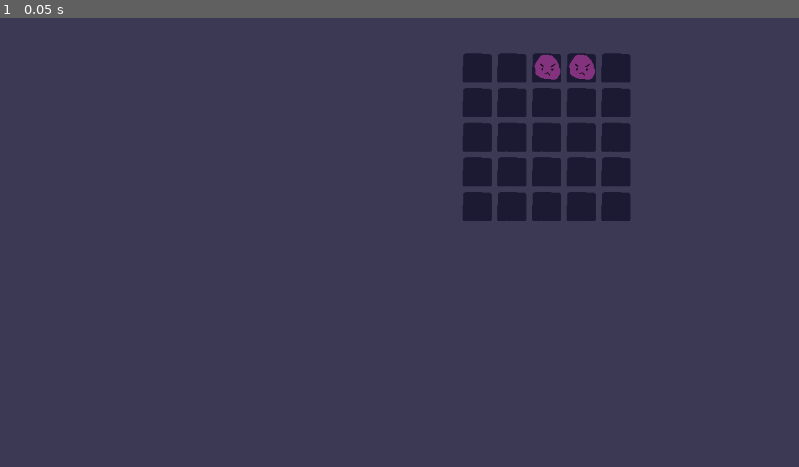
Above: before the commit, frame 1.
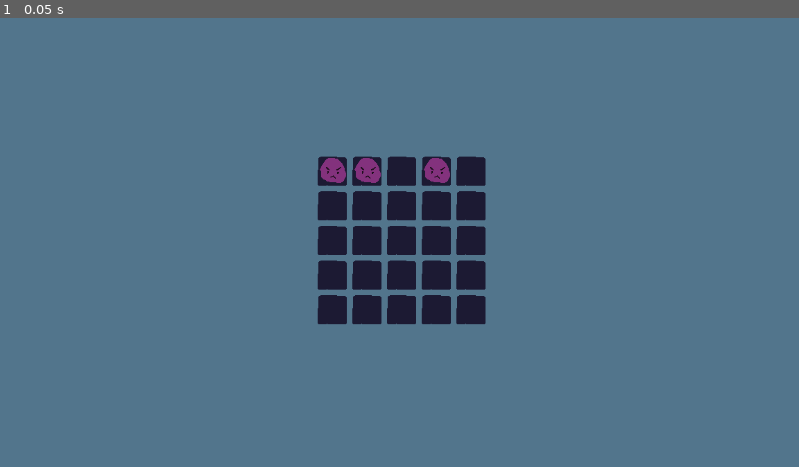
Above: after the commit, the same moment.

Repository: FlyingCheeseDemon/lexomancer
Game: Godot game, scene res://scenes/main.tscn
The game is run twice, just before and just after one commit, with the same random seed, the same clock (stepped at 60 frames per second) and the same inputs.
Inputs:
- Up to frame 1 (0.05 s): no input

The runs differ from the first frame. In frame 1, 99% of the frame differs, in the area x 0-100%, y 0-100%.

Commit message:
Basic statement logic implemented

Diff:
--- a/project.godot
+++ b/project.godot
@@ -16,7 +16,7 @@
 
 config/name="lexomancer"
 run/main_scene="uid://buh4hp72vssha"
-config/features=PackedStringArray("4.6", "Mobile")
+config/features=PackedStringArray("4.7", "Mobile")
 config/icon="res://icon.svg"
 
 [rendering]
--- /dev/null
+++ b/resources/statements/_statement_functions.gd
@@ -0,0 +1,37 @@
+class_name StatementFunctions
+
+static func execute_fireball(_gamestate:Game,self_statement:Statement) -> Callable:
+	return fireball
+
+static func fireball(battlefield:Battlefield,target:Vector2i) -> void:
+	var entity:Entity = battlefield.get_entity_from_position(target)
+	if entity:
+		entity.change_health(-5)
+
+static func execute_spell(gamestate:Game,self_statement:Statement) -> void:
+	var effect:Statement = self_statement.substatement_pointers[0]
+	var target:Statement = self_statement.substatement_pointers[1]
+
+	var target_spaces:Array[Vector2i] = target.execute(gamestate)
+	var effect_function:Callable = effect.execute(gamestate)
+
+	for target_position:Vector2i in target_spaces:
+		effect_function.call(gamestate.battlefield,target_position)
+
+static func execute_column_2(_gamestate:Game,_self_statement:Statement) -> Array[Vector2i]:
+	var column_2:Array[Vector2i] = [
+		Vector2i(2,0),
+		Vector2i(2,1),
+		Vector2i(2,2),
+		Vector2i(2,3),
+		Vector2i(2,4)
+	]
+	return column_2
+
+static func execute_everywhere(gamestate:Game,_self_statement:Statement) -> Array[Vector2i]:
+	var field:Battlefield = gamestate.battlefield
+	var everywhere:Array[Vector2i] = []
+	for i in range(field.width):
+		for j in range(field.height):
+			everywhere.append(Vector2i(i,j))
+	return everywhere
--- /dev/null
+++ b/resources/statements/effect_fireball.tres
@@ -0,0 +1,11 @@
+[gd_resource type="Resource" script_class="Statement" format=3 uid="uid://bwhri6ediyf46"]
+
+[ext_resource type="Script" uid="uid://bb7ks18k2laji" path="res://scripts/statement.gd" id="1_jhchr"]
+
+[resource]
+script = ExtResource("1_jhchr")
+type = 2
+name = "fireball"
+title = "Fireball"
+text = "I cast Fireball!"
+metadata/_custom_type_script = "uid://bb7ks18k2laji"
--- /dev/null
+++ b/resources/statements/mod_spell.tres
@@ -0,0 +1,11 @@
+[gd_resource type="Resource" script_class="Statement" format=3 uid="uid://b5msnipotq6tr"]
+
+[ext_resource type="Script" uid="uid://bb7ks18k2laji" path="res://scripts/statement.gd" id="1_sjyo4"]
+
+[resource]
+script = ExtResource("1_sjyo4")
+name = "spell"
+title = "Spell"
+text = "I cast [[0]] at [[1]]"
+substatement_types = Array[int]([2, 1])
+metadata/_custom_type_script = "uid://bb7ks18k2laji"
--- /dev/null
+++ b/resources/statements/target_column_2.tres
@@ -0,0 +1,11 @@
+[gd_resource type="Resource" script_class="Statement" format=3 uid="uid://8j7g26jasrhi"]
+
+[ext_resource type="Script" uid="uid://bb7ks18k2laji" path="res://scripts/statement.gd" id="1_yhtdy"]
+
+[resource]
+script = ExtResource("1_yhtdy")
+type = 1
+name = "column_2"
+title = "Column C"
+text = "Col. C"
+metadata/_custom_type_script = "uid://bb7ks18k2laji"
--- /dev/null
+++ b/resources/statements/target_everywhere.tres
@@ -0,0 +1,11 @@
+[gd_resource type="Resource" script_class="Statement" format=3 uid="uid://bspu4rn4aobrj"]
+
+[ext_resource type="Script" uid="uid://bb7ks18k2laji" path="res://scripts/statement.gd" id="1_bxskl"]
+
+[resource]
+script = ExtResource("1_bxskl")
+type = 1
+name = "everywhere"
+title = "EVERYWHERE"
+text = "EVERYWHERE!!!"
+metadata/_custom_type_script = "uid://bb7ks18k2laji"
--- /dev/null
+++ b/scenes/game.gd
@@ -0,0 +1,4 @@
+extends Node2D
+class_name Game
+
+@onready var battlefield = $Battlefield
--- /dev/null
+++ b/scenes/game.tscn
@@ -0,0 +1,15 @@
+[gd_scene format=3 uid="uid://b0c5ckvsdyg6g"]
+
+[ext_resource type="Script" uid="uid://btvmd6wi06kp0" path="res://scenes/game.gd" id="1_uwrxv"]
+[ext_resource type="PackedScene" uid="uid://cqgw7o6k7o66q" path="res://scenes/battlefield.tscn" id="2_yqjtg"]
+
+[node name="Game" type="Node2D" unique_id=966945714]
+script = ExtResource("1_uwrxv")
+
+[node name="ColorRect" type="ColorRect" parent="." unique_id=444497757]
+offset_right = 1152.0
+offset_bottom = 648.0
+color = Color(0.32143465, 0.45916796, 0.5483141, 1)
+
+[node name="Battlefield" parent="." unique_id=1629556424 instance=ExtResource("2_yqjtg")]
+position = Vector2(454, 196)
--- a/scenes/main.tscn
+++ b/scenes/main.tscn
@@ -1,17 +1,14 @@
 [gd_scene format=3 uid="uid://buh4hp72vssha"]
 
 [ext_resource type="Script" uid="uid://b2bv6fqlsvtbr" path="res://scripts/main.gd" id="1_0wfyh"]
-[ext_resource type="PackedScene" uid="uid://cqgw7o6k7o66q" path="res://scenes/battlefield.tscn" id="2_0wfyh"]
+[ext_resource type="PackedScene" uid="uid://b4nnkfvvchgv0" path="res://scenes/statement_manager.tscn" id="2_sugp2"]
+[ext_resource type="PackedScene" uid="uid://b0c5ckvsdyg6g" path="res://scenes/game.tscn" id="3_sugp2"]
 
 [node name="main" type="Node" unique_id=879389967]
 script = ExtResource("1_0wfyh")
 
+[node name="StatementManager" parent="." unique_id=1310315968 instance=ExtResource("2_sugp2")]
+
 [node name="GameField" type="CanvasLayer" parent="." unique_id=1961563478]
 
-[node name="ColorRect" type="ColorRect" parent="GameField" unique_id=851889393]
-offset_right = 1152.0
-offset_bottom = 648.0
-color = Color(0.23672003, 0.22440001, 0.33, 1)
-
-[node name="Battlefield" parent="GameField" unique_id=1894344196 instance=ExtResource("2_0wfyh")]
-position = Vector2(663, 47)
+[node name="Game" parent="GameField" unique_id=966945714 instance=ExtResource("3_sugp2")]
--- /dev/null
+++ b/scenes/statement.tscn
@@ -0,0 +1,6 @@
+[gd_scene format=3 uid="uid://dcnhe0ngj1u6s"]
+
+[ext_resource type="Script" uid="uid://m7x3vitss0i8" path="res://scripts/statement_object.gd" id="1_7juct"]
+
+[node name="Statement" type="Node" unique_id=1299495629]
+script = ExtResource("1_7juct")
--- /dev/null
+++ b/scenes/statement_manager.tscn
@@ -0,0 +1,6 @@
+[gd_scene format=3 uid="uid://b4nnkfvvchgv0"]
+
+[ext_resource type="Script" uid="uid://rx5jms7q48d6" path="res://scripts/statement_manager.gd" id="1_kn10m"]
+
+[node name="StatementManager" type="Node" unique_id=1310315968]
+script = ExtResource("1_kn10m")
--- a/scenes/token.tscn
+++ /dev/null
@@ -1,7 +0,0 @@
-[gd_scene load_steps=2 format=3 uid="uid://denb5difwggyn"]
-
-[ext_resource type="Script" uid="uid://b12gowi12t1pg" path="res://scripts/token.gd" id="1_7438t"]
-
-[node name="Token" type="Node"]
-script = ExtResource("1_7438t")
-metadata/_custom_type_script = "uid://b12gowi12t1pg"
--- a/scripts/battlefield.gd
+++ b/scripts/battlefield.gd
@@ -1,4 +1,6 @@
 extends Node2D
+
+class_name Battlefield
 
 @export var width:int = 5
 @export var height:int = 5
@@ -14,30 +16,33 @@
 		for _j:int in range(width):
 			battlefield_grid[i].append(null)
 
-func add_entity(new_entity:Entity,position:Vector2i) -> bool: # returns success
-	if battlefield_grid[position[0]][position[1]]:
+func add_entity(new_entity:Entity,coordinate:Vector2i) -> bool: # returns success
+	if battlefield_grid[coordinate[0]][coordinate[1]]:
 		return false
 	else:
-		battlefield_grid[position[0]][position[1]] = new_entity
-		new_entity.battle_position = position
-		new_entity.position = battlefield_grid_node.map_to_local(position)
+		battlefield_grid[coordinate[0]][coordinate[1]] = new_entity
+		new_entity.battle_position = coordinate
+		new_entity.position = battlefield_grid_node.map_to_local(coordinate)
 		entities.add_child(new_entity)
 		return true
 
-func attack_fields(positions:Array[Vector2i],attack_function:Callable) -> void:
-	for position in positions:
-		if battlefield_grid[position[0]][position[1]]:
-			var entity:Entity = battlefield_grid[position[0]][position[1]]
-			attack_function.call(entity)
+func get_entity_from_position(coordinate:Vector2i) -> Entity:
+	return battlefield_grid[coordinate[0]][coordinate[1]]
 
-func attack_column(index:int,attack_function:Callable) -> void:
-	var positions: Array[Vector2i] = []
-	for i:int in range(self.width):
-		positions.append(Vector2i(index,i))
-	attack_fields(positions,attack_function)
-
-func attack_row(index:int,attack_function:Callable) -> void:
-	var positions: Array[Vector2i] = []
-	for i:int in range(self.height):
-		positions.append(Vector2i(i,index))
-	attack_fields(positions,attack_function)
+#func attack_fields(positions:Array[Vector2i],attack_function:Callable) -> void:
+	#for position in positions:
+		#if battlefield_grid[position[0]][position[1]]:
+			#var entity:Entity = battlefield_grid[position[0]][position[1]]
+			#attack_function.call(entity)
+	#
+#func attack_column(index:int,attack_function:Callable) -> void:
+	#var positions: Array[Vector2i] = []
+	#for i:int in range(self.width):
+		#positions.append(Vector2i(index,i))
+	#attack_fields(positions,attack_function)
+	#
+#func attack_row(index:int,attack_function:Callable) -> void:
+	#var positions: Array[Vector2i] = []
+	#for i:int in range(self.height):
+		#positions.append(Vector2i(i,index))
+	#attack_fields(positions,attack_function)
--- /dev/null
+++ b/scripts/enums.gd
@@ -0,0 +1,3 @@
+class_name ENUMS
+
+enum ST_TYPES {MODIFYING, TARGET, EFFECT, CONJUNCTION}
--- a/scripts/main.gd
+++ b/scripts/main.gd
@@ -1,23 +1,32 @@
 extends Node
 
-@onready var battlefield = $"GameField/Battlefield"
+@onready var game:Node2D = $"GameField/Game"
+@onready var battlefield = game.battlefield
+@onready var statement_manager:StatementManager = $StatementManager
 
 func text_attac(target:Entity) -> void:
 	target.change_health(-5)
 
 func _ready() -> void:
-	var pink_slime = Entity.constructor("pink_slime")
-	battlefield.add_entity(pink_slime,Vector2i(1,0))
-	pink_slime = Entity.constructor("pink_slime")
-	battlefield.add_entity(pink_slime,Vector2i(2,0))
-	pink_slime = Entity.constructor("pink_slime")
-	battlefield.add_entity(pink_slime,Vector2i(3,0))
+	var enemy:Entity
 
-	battlefield.attack_column(0,text_attac)
-	battlefield.attack_column(1,text_attac)
-	battlefield.attack_column(1,text_attac)
-	battlefield.attack_column(2,text_attac)
-	#var TheWizard = Caster.constructor()
+	for i in range(4):
+		enemy = Entity.constructor("pink_slime")
+		battlefield.add_entity(enemy,Vector2i(i,0))
+
+	var fireball:Statement = statement_manager.get_statement_by_name("fireball")
+	var columnC:Statement = statement_manager.get_statement_by_name("column_2")
+	var spell:Statement = statement_manager.get_statement_by_name("spell")
+	spell.set_substatement(fireball,0)
+	spell.set_substatement(columnC,1)
+	spell.execute(game)
+	spell.execute(game)
+	#
+	#battlefield.attack_column(0,text_attac)
+	#battlefield.attack_column(1,text_attac)
+	#battlefield.attack_column(1,text_attac)
+	#battlefield.attack_column(2,text_attac)
+	##var TheWizard = Caster.constructor()
 	#
 	#var token1 = Token.constructor("1")
 	#var token2 = Token.constructor("2")
--- /dev/null
+++ b/scripts/statement.gd
@@ -0,0 +1,10 @@
+extends Resource
+class_name StatementData
+
+@export var type:ENUMS.ST_TYPES
+@export var name:String
+@export var title:String
+
+@export var text:String
+
+@export var substatement_types:Array[ENUMS.ST_TYPES] = []
--- /dev/null
+++ b/scripts/statement_manager.gd
@@ -0,0 +1,28 @@
+extends Node
+
+class_name StatementManager
+
+var statement_dictionary:Dictionary = {}
+
+func initialize_statement_dict() -> void:
+	var dir := DirAccess.open("res://resources/statements")
+	if dir == null:
+		printerr("Could not open folder")
+		return
+	dir.list_dir_begin()
+	for file:String in dir.get_files():
+		if file[0] == "_":
+			continue
+		var resource := load(dir.get_current_dir() + "/" + file)
+		if resource == null:
+			print("Failed to load " + file)
+			continue
+		statement_dictionary[resource.name] = resource
+
+func get_statement_by_name(key:String) -> Statement:
+	if len(statement_dictionary.keys()) == 0:
+		initialize_statement_dict();
+
+	var statement:StatementData = statement_dictionary[key]
+	var statement_object := Statement.constructor(statement)
+	return statement_object
--- /dev/null
+++ b/scripts/statement_object.gd
@@ -0,0 +1,46 @@
+extends Node
+
+class_name Statement
+
+const self_scene = preload("res://scenes/statement.tscn")
+
+var parent:Statement = null
+var parent_index:int = -1
+
+var data:StatementData
+var type:ENUMS.ST_TYPES
+var execute_fnc:Callable
+
+var substatement_pointers:Array[Statement] = []
+var substatement_types:Array[ENUMS.ST_TYPES] = []
+
+func set_substatement(statement:Statement,position:int) -> void:
+	assert(not self.substatement_pointers[position],\
+		"STATEMENT ERROR: Statement " + str(position) + " in " + self.data.title + " already set.")
+	assert(statement.type == self.substatement_types[position],\
+		"STATEMENT TYPE ERROR: statement " + str(position) + " in " + self.data.title + " needs to be of type " +\
+		ENUMS.ST_TYPES.keys()[self.substatement_types[position]] + " and not " \
+		+ ENUMS.ST_TYPES.keys()[statement.type])
+
+	self.substatement_pointers[position] = statement
+
+func execute(game:Game):
+	for i in range(len(self.substatement_pointers)):
+		assert(self.substatement_pointers[i],\
+			"STATEMENT ERROR: Missing statement " + str(i) + " in " + self.data.title)
+		assert(self.substatement_pointers[i].type == self.substatement_types[i],\
+			"STATEMENT TYPE ERROR: statement " + str(i) + " in " + self.data.title + " needs to be of type " +\
+			ENUMS.ST_TYPES.keys()[self.substatement_types[i]] + " and not " \
+			+ ENUMS.ST_TYPES.keys()[self.substatement_pointers[i].type])
+
+	return self.execute_fnc.call(game,self)
+
+static func constructor(statement_data: StatementData) -> Statement:
+	var obj := self_scene.instantiate()
+	obj.data = statement_data.duplicate()
+	obj.type = obj.data.type
+	obj.execute_fnc = Callable(StatementFunctions, "execute_" + obj.data.name)
+	obj.substatement_types = obj.data.substatement_types.duplicate()
+	obj.substatement_pointers.resize(len(obj.data.substatement_types))
+	obj.substatement_pointers.fill(null)
+	return obj
--- a/scripts/token.gd
+++ /dev/null
@@ -1,15 +0,0 @@
-extends Node
-class_name Token
-
-const self_scene = preload("res://scenes/token.tscn")
-
-var token_name = ""
-var token_type = ""
-
-static func constructor(name: String) -> Token:
-	var obj = self_scene.instantiate()
-	obj.token_name = name
-	return obj
-
-func play():
-	print(token_name)
Not shown, added: resources/statements/_statement_functions.gd.uid
Not shown, added: scenes/game.gd.uid
Renamed: entity.gd -> scripts/entity.gd
Renamed: entity.gd.uid -> scripts/entity.gd.uid
Not shown, added: scripts/enums.gd.uid
Not shown, added: scripts/statement.gd.uid
Not shown, added: scripts/statement_manager.gd.uid
Not shown, added: scripts/statement_object.gd.uid
Not shown, removed: scripts/token.gd.uid
